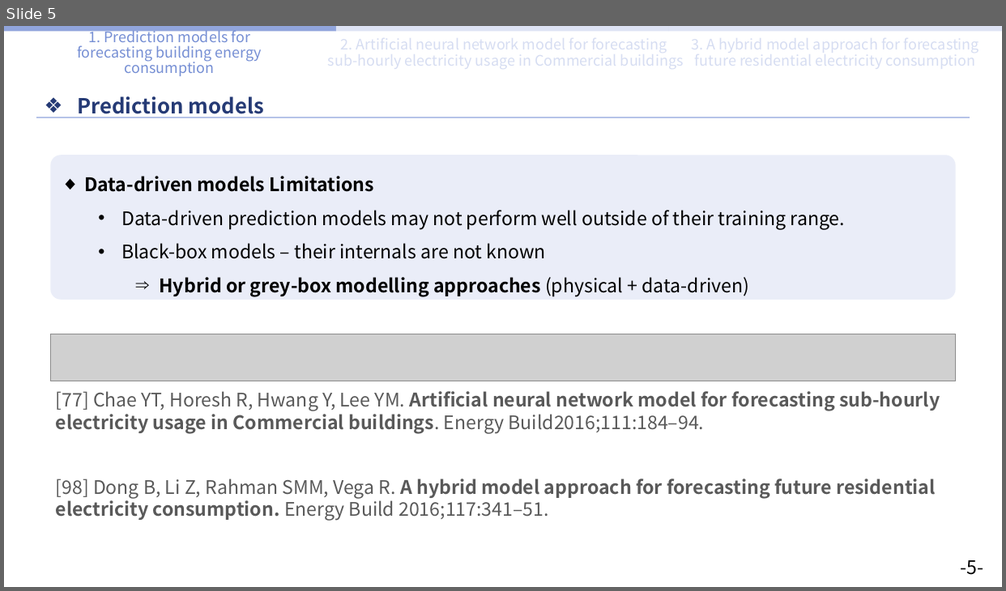
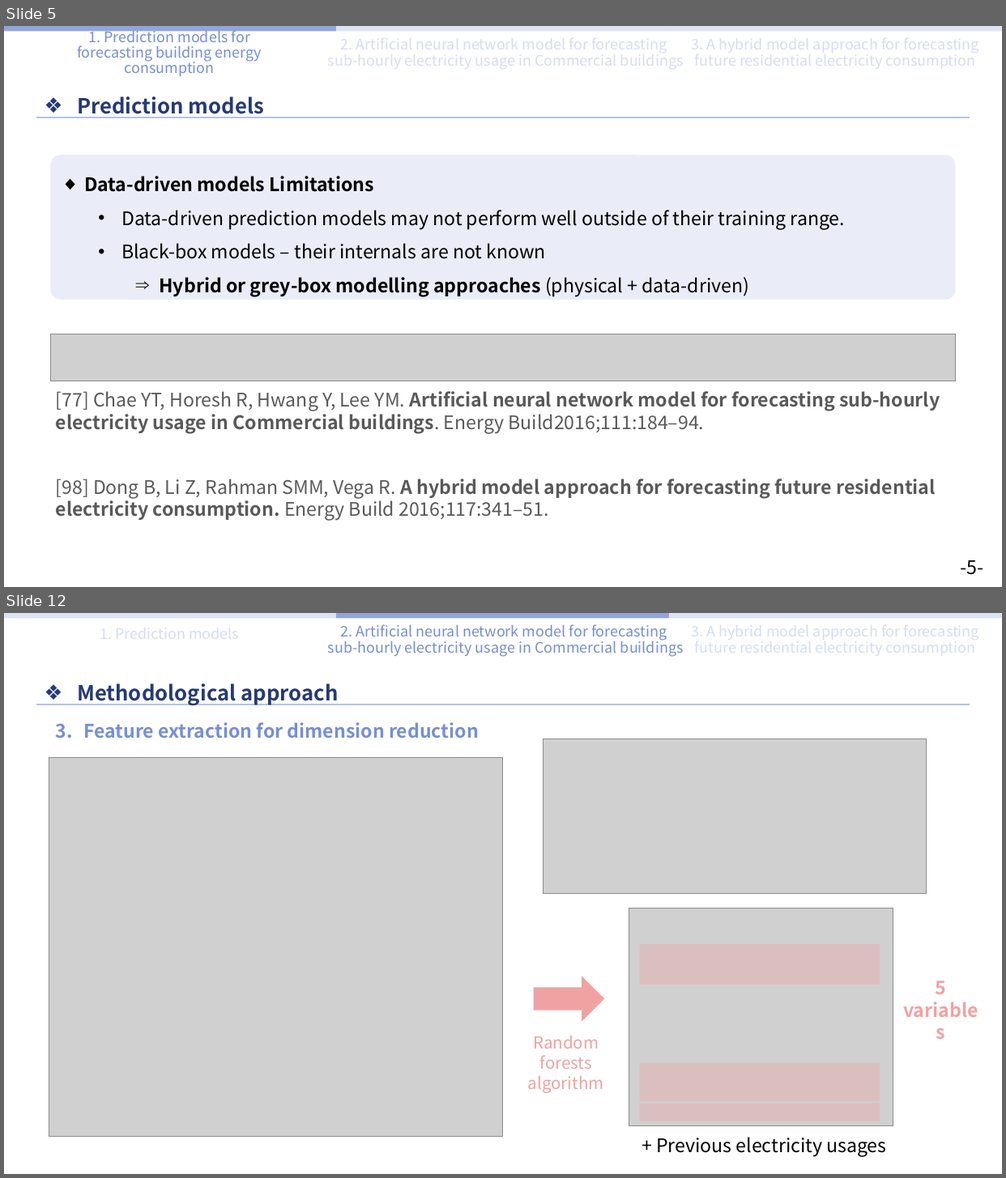
Before and after one commit to sohee98/2022-1st-Course, a slide deck: AI Applications/Literature study 발표/Literature study PPT-SoheeKim.pptx. Shown one above the other, each under a label of ours: slide 5 before the commit, slides 5 and 12 after it; the slides between them are not shown. The pictures are 1006x591 and 1006x1178 pixels, drawn with LibreOffice and Linux fonts; fonts in the diff are those of the drawing; grey boxes stand for pictures. Boxes give left, top, right and bottom in pixels: in the first picture for what was removed or moved away, otherwise in the second. Text is boxed around its words. In the diff, an @@ line names an element or a change of style, - is before the commit and + after.

```diff
--- a/AI Applications/Literature study 발표/Literature study PPT-SoheeKim.pptx
+++ b/AI Applications/Literature study 발표/Literature study PPT-SoheeKim.pptx
@@ slide 12 added at (4, 613, 1002, 1174), background #FFFFFF @@
@@ rectangle added at (4, 613, 336, 618), fill #D6DDF2 at 80% opacity @@
@@ text added at (328, 624, 684, 657), 14 pt, text #768FD4 @@
+2. Artificial neural network model for forecasting
+sub-hourly electricity usage in Commercial buildings
@@ rectangle added at (336, 613, 670, 618), fill #768FD4 at 80% opacity @@
@@ rectangle added at (669, 613, 1002, 618), fill #D6DDF2 at 80% opacity @@
@@ text added at (77, 683, 338, 706), 20 pt, text #253A75, bold @@
+❖ Methodological approach
@@ line added from (37, 705) to (970, 705), #B6C3E8 1.5 pt @@
@@ text added at (83, 722, 479, 738), 18 pt, text #768FD4, bold @@
+3. Feature extraction for dimension reduction
@@ picture added at (49, 757, 503, 1137) @@
@@ picture added at (543, 739, 927, 894) @@
@@ picture added at (629, 908, 893, 1127) @@
@@ rectangle added at (640, 944, 880, 984), fill #F0A2A2 at 35% opacity @@
@@ right arrow added at (533, 976, 604, 1022), fill #F0A2A2 @@
@@ text added at (936, 981, 947, 995), 18 pt, text #F0A2A2, bold @@
+5 variables
@@ text added at (528, 1036, 604, 1093), 16 pt, text #F0A2A2 @@
+Random forests algorithm
@@ rectangle added at (640, 1063, 880, 1101), fill #F0A2A2 at 35% opacity @@
@@ rectangle added at (640, 1103, 880, 1122), fill #F0A2A2 at 35% opacity @@
@@ text added at (656, 1137, 886, 1157), 18 pt, text #000000 @@
++ Previous electricity usages
```
Also in this commit, not shown: 8 slides changed, 8 other slides added.
